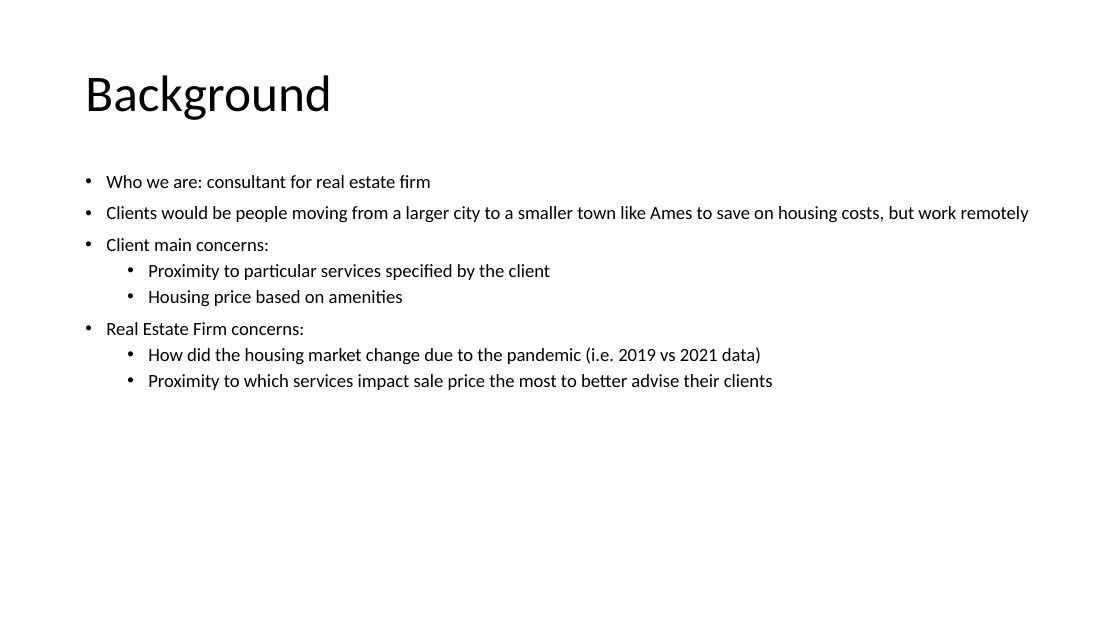
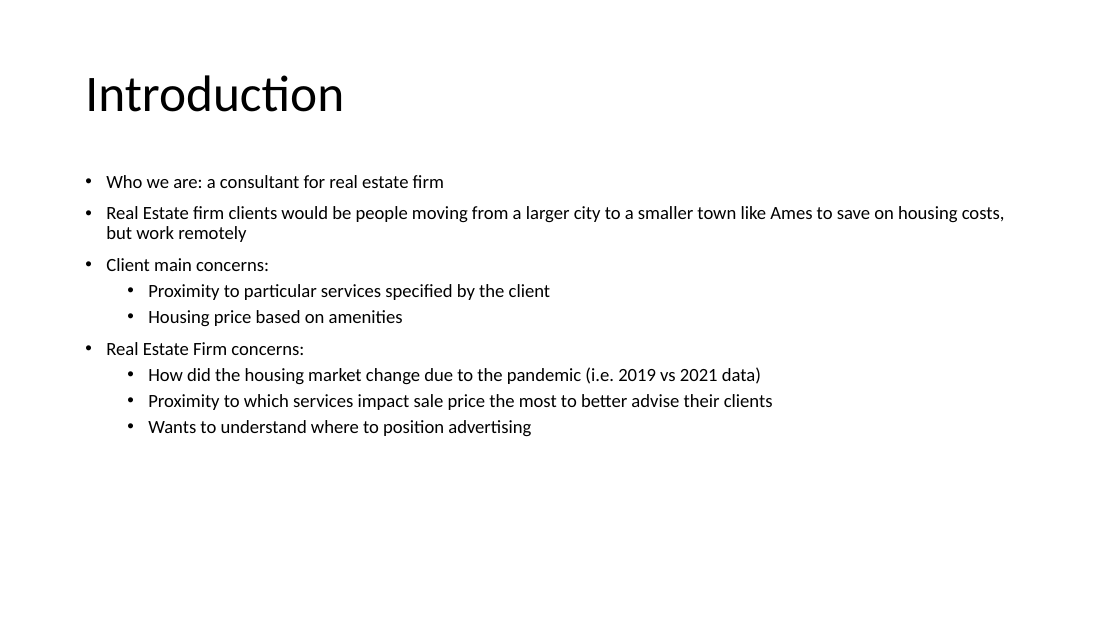
Before and after one commit to lelandjmurrin/Ames_Housing_Project, a slide deck: slide 2 of Ames_Housing_Project_Presentation.pptx. Drawn at 1120x630 pixels with LibreOffice and Linux fonts; fonts in the diff are those of the drawing. Boxes give left, top, right and bottom in pixels: in the first picture for what was removed or moved away, otherwise in the second. Text is boxed around its words. In the diff, an @@ line names an element or a change of style, - is before the commit and + after.

```diff
--- a/Ames_Housing_Project_Presentation.pptx
+++ b/Ames_Housing_Project_Presentation.pptx
@@ title at [85, 75, 344, 112]: text changed @@
-Background
+Introduction
@@ text at [106, 175, 1005, 242]: text changed @@
-• Who we are: consultant for real estate firm
-• Clients would be people moving from a larger city to a smaller town like Ames to save on housing costs, but work remotely
+• Who we are: a consultant for real estate firm
+• Real Estate firm clients would be people moving from a larger city to a smaller town like Ames to save on housing costs, but work remotely
@@ text at [148, 420, 531, 437]: paragraph added @@
+  • Wants to understand where to position advertising
```
Also in this commit, not shown: 5 other slides changed, 3 slides added, 1 other file.
